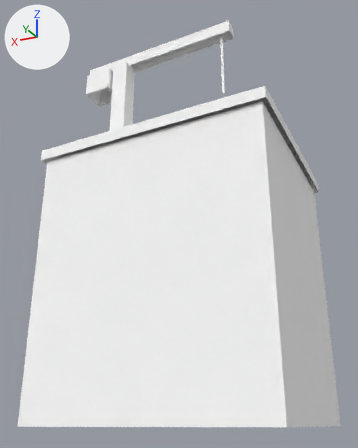
Before and after pictures for a commit that changed the glTF model dist/models/ukubi/factory_B.glb.
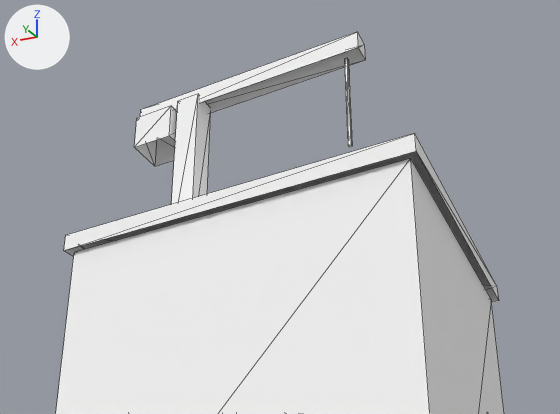
Each version is shown whole from a camera (50 mm lens) standing at (-0.91, 1.92, 0.01) and looking at (0.05, 0.01, 0.87), then close up on the part from 0% to 100% of the width and 0% to 59% of the height. Every picture has the same lights, and +X, +Y and +Z are marked at upper left. The last two pictures show the newer version. The close-ups show mesh edges as thin lines. Where no turn or scale is listed for an object, it has been applied to the vertices. Vertices at exactly the same position are counted once.

Names of what the first close-up shows: 'factory_B'.
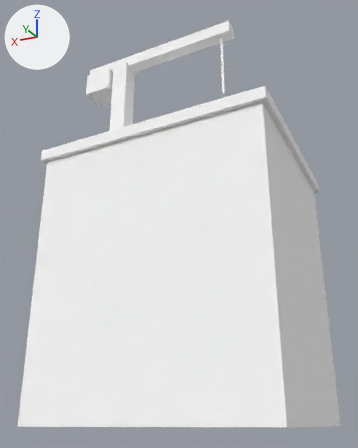
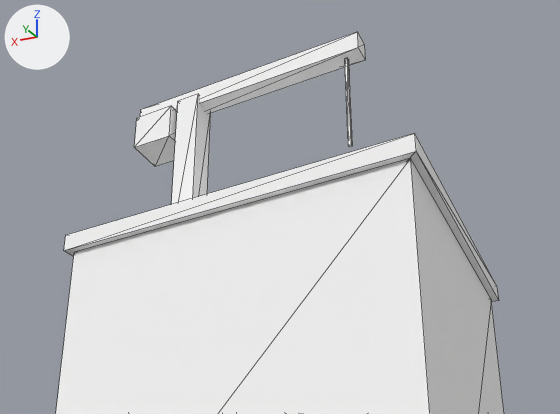
Where the change shows, as pixel boxes (x1, y1, x2, y2) in the close-ups (560 x 414 px):
part 1 of me_factory_b, built on: after (64, 47, 499, 302)

The change, as a list of edits to the scene's bpy script:
```text
Change me_factory_b:
    used by ob_factory_b; location = (0.0, -0.002, 0.89)
    verts and faces of me_factory_b; kept vertices keep their numbers, new ones are numbered from 72
    before: 8 (-0.52, -0.44, 0.21) at pixel (499, 300), 9 (0.52, -0.44, 0.21), 12 (0.52, 0.45, 0.21) at pixel (63, 250), 13 (-0.52, 0.45, 0.21) at pixel (416, 151), 20 (0.45, -0.42, -0.74)
    before: 21 (-0.45, -0.42, -0.74), 22 (-0.45, -0.42, -0.44), 23 (0.45, -0.42, -0.44), 28 (0.45, -0.42, -0.29), 29 (-0.45, -0.42, -0.29)
    before: 30 (-0.45, -0.42, 0.01), 31 (0.45, -0.42, 0.01), 36 (0.1, -0.43, -0.89), 37 (-0.1, -0.43, -0.89), 38 (-0.1, -0.43, -0.59)
    before: 39 (0.1, -0.43, -0.59), 48 (-0.3, 0.12, 0.83) at pixel (365, 60), 49 (0.5, 0.12, 0.83), 52 (0.5, 0.18, 0.83), 53 (-0.3, 0.18, 0.83) at pixel (358, 47)
    before: 56 (0.35, 0.09, 0.71), 57 (0.49, 0.09, 0.71) at pixel (155, 166), 60 (0.49, 0.21, 0.71) at pixel (134, 147), 61 (0.35, 0.21, 0.71) at pixel (169, 135)
    remove me_factory_b.from_pydata(...)  # 72 vertices, 90 faces; spans x -0.52..0.52, y -0.45..0.45, z -0.89..0.89
    add me_factory_b.from_pydata(...)  # 72 vertices, 96 faces; spans x -0.52..0.52, y -0.45..0.45, z -0.89..0.89
    me_factory_b part 1
    add for i in [*range(20, 24), *range(28, 32)]: verts[i] += (0.0, 0.01, 0.0)
    add for i in [*range(36, 40)]: verts[i] += (0.0, 0.03, 0.0)
    add faces += [(9, 13, 12), (8, 13, 9), (49, 53, 52), (48, 53, 49), (57, 61, 60), (56, 61, 57)]
```
